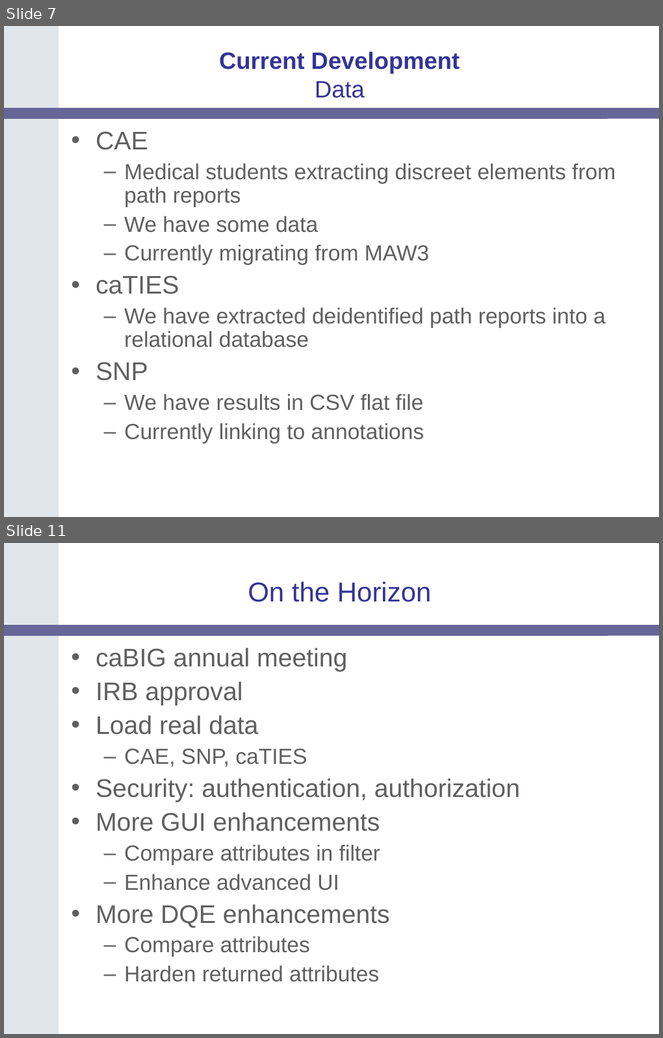
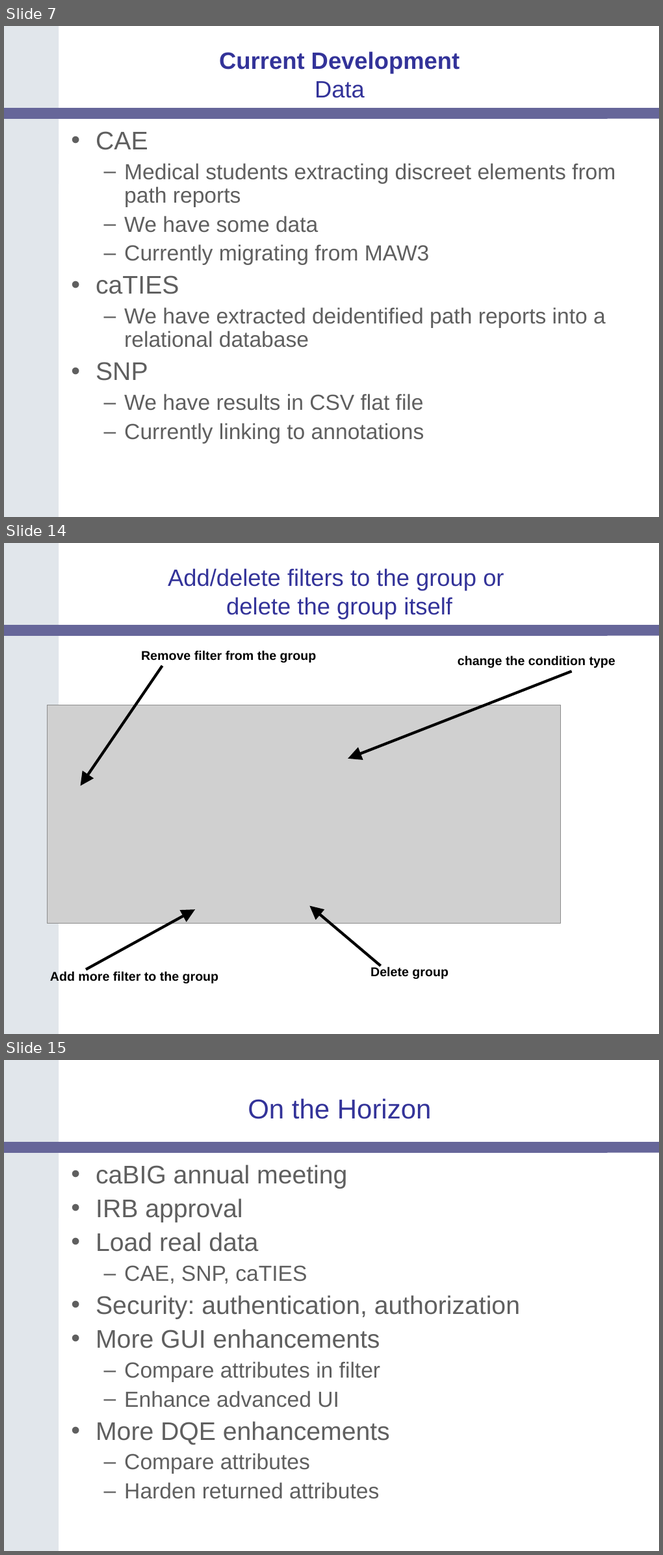
Before and after one commit to NCIP/catrip, a slide deck: catrip/documentation/presentations/translational_sig_2006_11_14/catrip_translational_sig_2007_01_09.ppt. Shown one above the other, each under a label of ours: slides 7 and 11 before the commit, slides 7, 14 and 15 after it; the slides between them are not shown. The pictures are 663x1038 and 663x1555 pixels, drawn with LibreOffice and Linux fonts; fonts in the diff are those of the drawing; grey boxes stand for pictures; background and template pictures are left out. Boxes give left, top, right and bottom in pixels: in the first picture for what was removed or moved away, otherwise in the second. Text is boxed around its words. In the diff, an @@ line names an element or a change of style, - is before the commit and + after.

Commit message:
added screenshots
SVN-Revision: 1352

```diff
--- a/catrip/documentation/presentations/translational_sig_2006_11_14/catrip_translational_sig_2007_01_09.ppt
+++ b/catrip/documentation/presentations/translational_sig_2006_11_14/catrip_translational_sig_2007_01_09.ppt
@@ slide 14 added at (4, 543, 659, 1034), background #FFFFFF; not listed: 2 template elements that a slide beside it also shows @@
@@ title added at (168, 568, 504, 619), 26 pt, text #333399 @@
+Add/delete filters to the group or
+delete the group itself
@@ text added at (141, 650, 317, 663), 14 pt, text #000000, bold @@
+Remove filter from the group
@@ text added at (458, 655, 616, 668), 14 pt, text #000000, bold @@
+change the condition type
@@ arrow added from (163, 667) to (81, 786), #000000 3 pt @@
@@ arrow added from (572, 672) to (348, 759), #000000 3 pt @@
@@ picture added at (48, 705, 561, 923) @@
@@ arrow added from (86, 969) to (195, 910), #000000 3 pt @@
@@ arrow added from (381, 966) to (310, 906), #000000 3 pt @@
@@ text added at (50, 971, 219, 984), 14 pt, text #000000, bold @@
+Add more filter to the group
@@ text added at (371, 967, 449, 979), 14 pt, text #000000, bold @@
+Delete group
@@ what was slide 11 is now slide 15 @@
```
Also in this commit, not shown: 6 other slides added, 3 slides removed.
